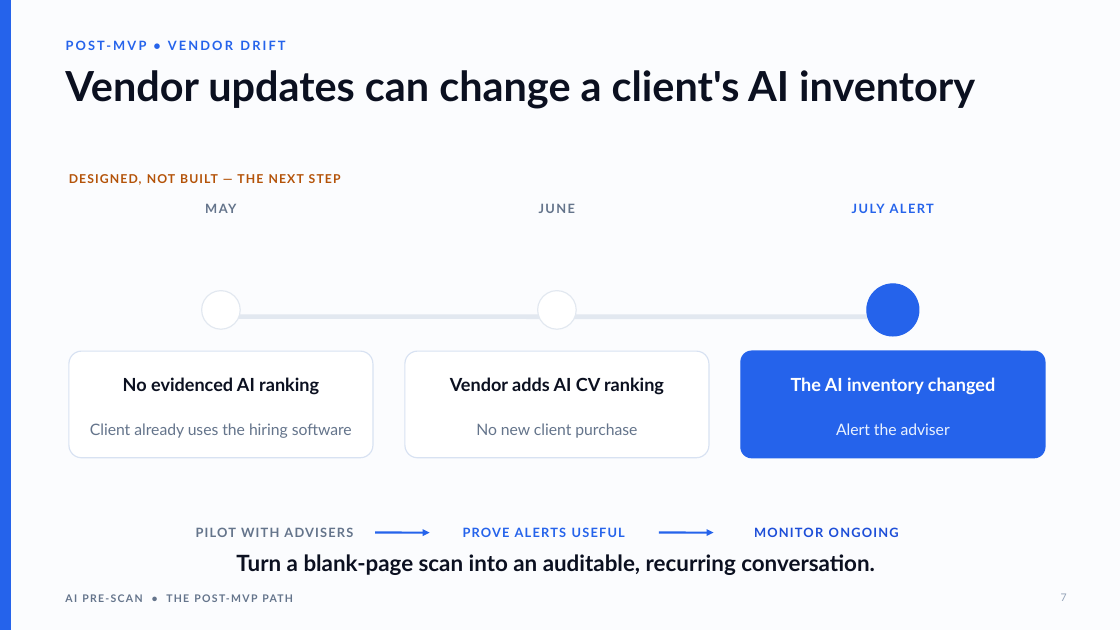
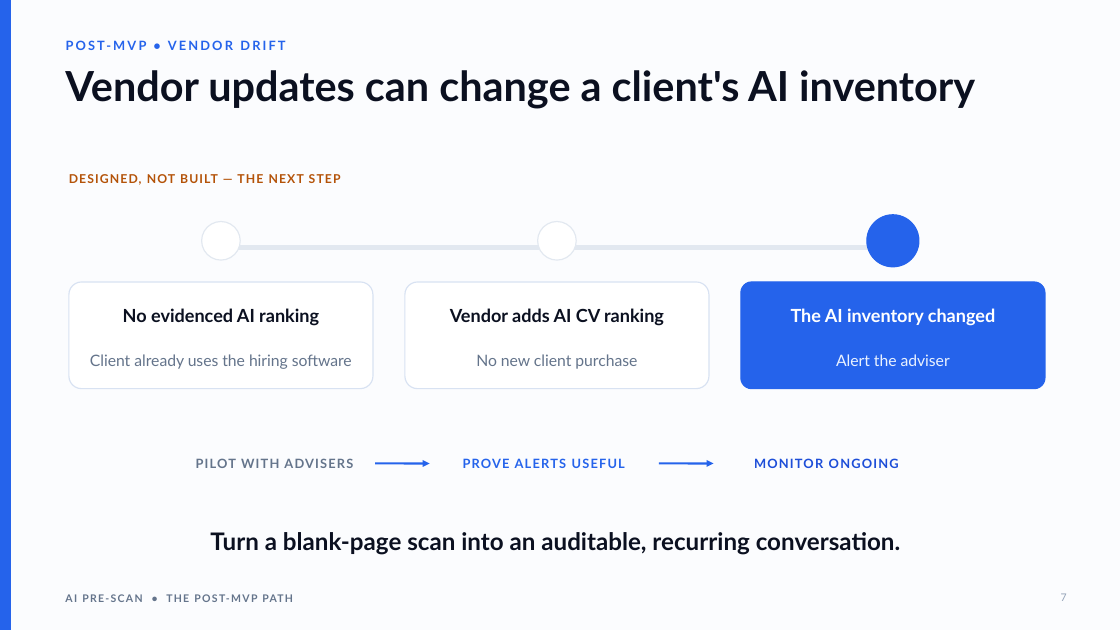
Before and after one commit to nyelugo/PROJECT-AI-Pre-Scan, a slide deck: slide 7 of docs/ai-pre-scan-presentation.pptx. Drawn at 1120x630 pixels with LibreOffice and Linux fonts; fonts in the diff are those of the drawing. Boxes give left, top, right and bottom in pixels: in the first picture for what was removed or moved away, otherwise in the second. Text is boxed around its words. In the diff, an @@ line names an element or a change of style, - is before the commit and + after.

Commit message:
Update presentation deck
Re-saved from a desktop editor: theme parts relocated, viewProps added, app metadata rewritten.
Slide 7 no longer carries the MAY / JUNE / JULY ALERT timeline labels.

```diff
--- a/docs/ai-pre-scan-presentation.pptx
+++ b/docs/ai-pre-scan-presentation.pptx
@@ text removed at (x1=174, y1=198, x2=268, y2=219) @@
-MAY
@@ text removed at (x1=539, y1=203, x2=576, y2=213) @@
-JUNE
@@ text removed at (x1=836, y1=423, x2=870, y2=435) @@
-JULY ALERT
@@ 9 texts, 3 ellipses, 3 rounded rectangles, 2 arrows, 1 line moved together from (x1=69, y1=284, x2=1045, y2=537) to (x1=69, y1=215, x2=1045, y2=468) @@
@@ text "Turn a blank-page scan into ..." moved from (x1=236, y1=554, x2=875, y2=575) to (x1=210, y1=532, x2=901, y2=555) @@
@@ text "Turn a blank-page scan into ..." at (x1=210, y1=532, x2=901, y2=555): size 19.2 to 20.8 pt @@
```
